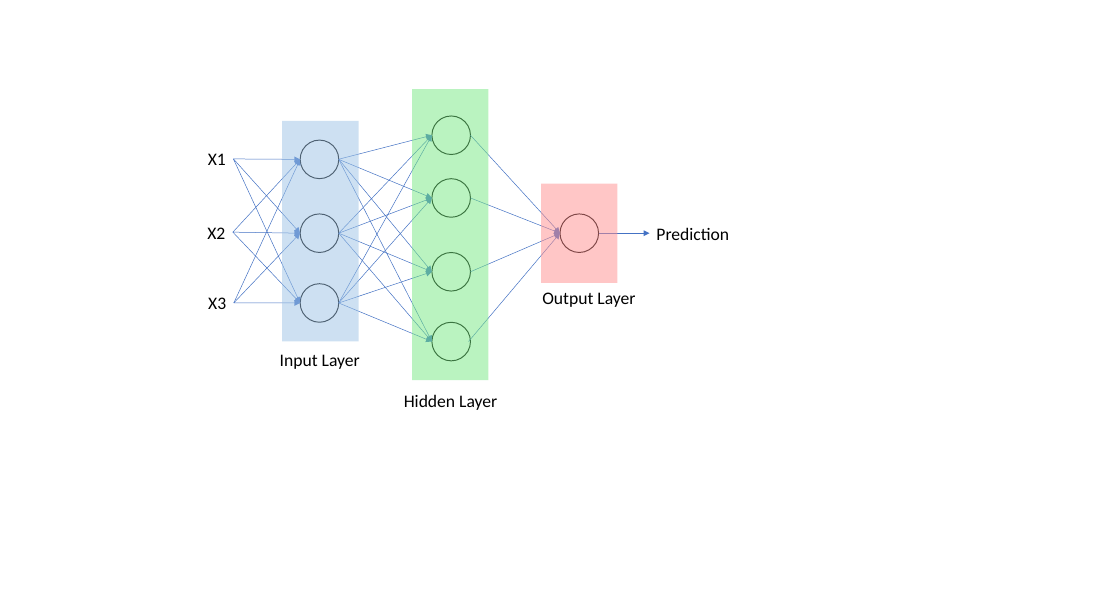
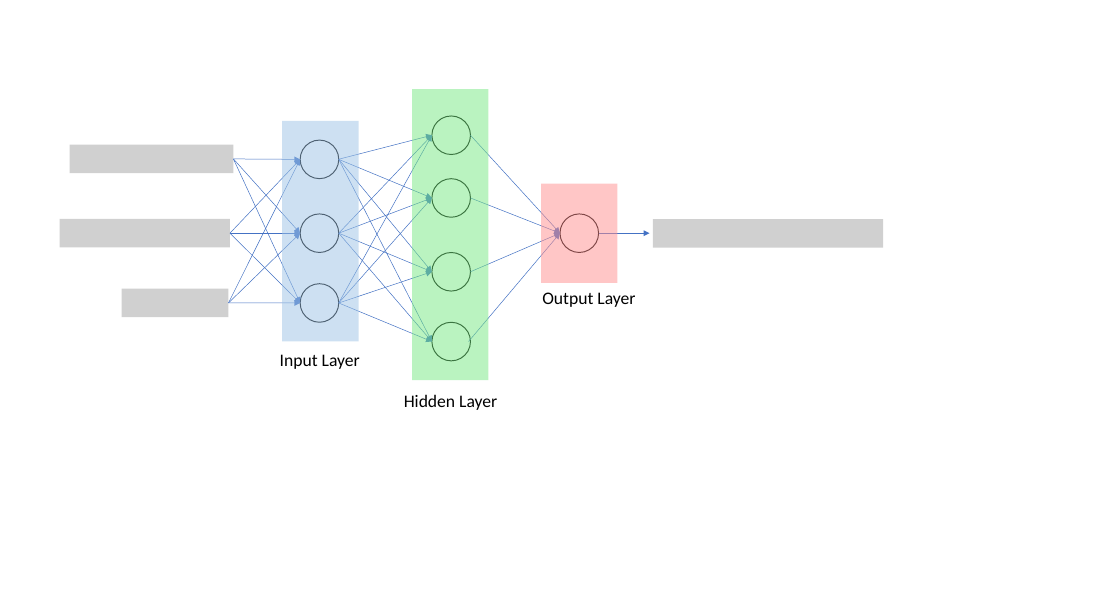
Before and after one commit to jameschanx/Deep_Learning_Stock_Trader, a slide deck: slide 2 of graphics.pptx. Drawn at 1120x606 pixels with LibreOffice and Linux fonts; fonts in the diff are those of the drawing; grey boxes stand for pictures. Boxes give left, top, right and bottom in pixels: in the first picture for what was removed or moved away, otherwise in the second. Text is boxed around its words. In the diff, an @@ line names an element or a change of style, - is before the commit and + after.

```diff
--- a/graphics.pptx
+++ b/graphics.pptx
@@ picture added at <box>70,144,233,173</box> @@
@@ text removed at <box>208,153,226,165</box> @@
-X1
@@ arrow moved from (234, 303) - (300, 159) to (228, 303) - (300, 159) @@
@@ picture added at <box>60,219,230,247</box> @@
@@ text removed at <box>207,227,225,239</box> @@
-X2
@@ arrow moved from (234, 303) - (300, 233) to (228, 303) - (300, 233) @@
@@ 3 arrows: place and size @@
-3 arrows at <box>233,159,300,303</box>
+3 arrows at <box>230,159,300,303</box>
@@ picture added at <box>653,219,883,247</box> @@
@@ text removed at <box>656,227,729,240</box> @@
-Prediction
@@ picture added at <box>122,289,229,317</box> @@
@@ text removed at <box>208,297,226,309</box> @@
-X3
@@ arrow moved from (234, 303) - (300, 303) to (228, 303) - (300, 303) @@
```
Also in this commit, not shown: 1 slide added, 2 other files.
